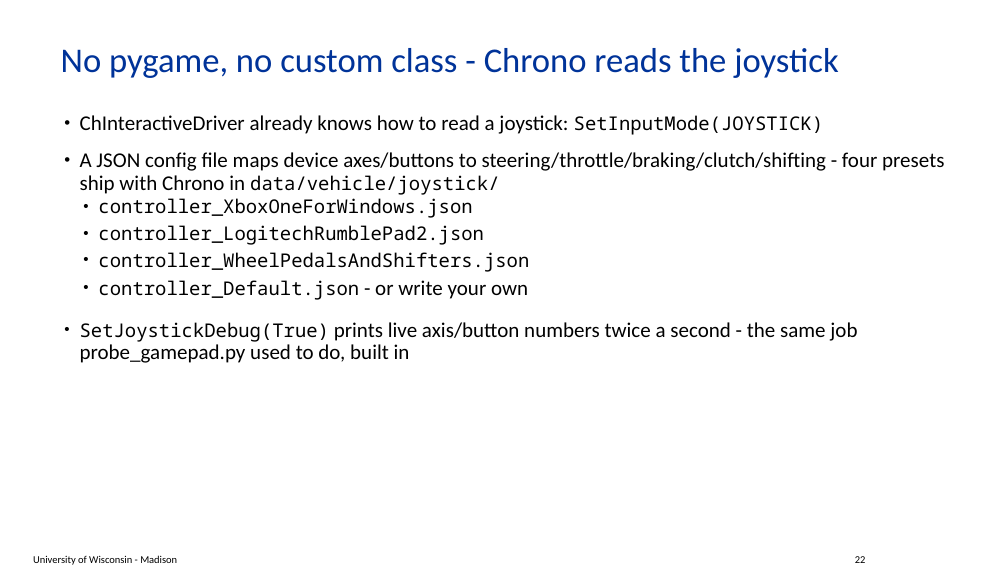
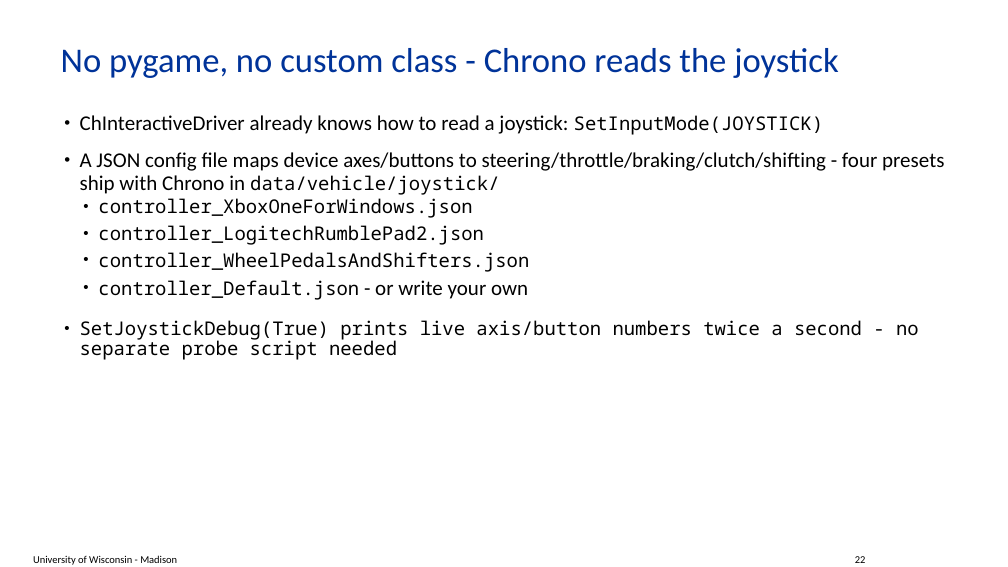
Before and after one commit to ksha23/chrono-hil-tutorial, a slide deck: slide 22 of tutorial_HIL_driver.pptx. Drawn at 1008x567 pixels with LibreOffice and Linux fonts; fonts in the diff are those of the drawing; background and template pictures are left out. Boxes give left, top, right and bottom in pixels: in the first picture for what was removed or moved away, otherwise in the second. Text is boxed around its words. In the diff, an @@ line names an element or a change of style, - is before the commit and + after.

```diff
--- a/tutorial_HIL_driver.pptx
+++ b/tutorial_HIL_driver.pptx
@@ text at box(80, 320, 919, 360): text changed; size 20 to 18 pt; font Calibri to Noto Sans Mono @@
-• SetJoystickDebug(True) prints live axis/button numbers twice a second - the same job probe_gamepad.py used to do, built in
+• SetJoystickDebug(True) prints live axis/button numbers twice a second - no separate probe script needed
```
Also in this commit, not shown: 13 other slides changed, 3 other files.
